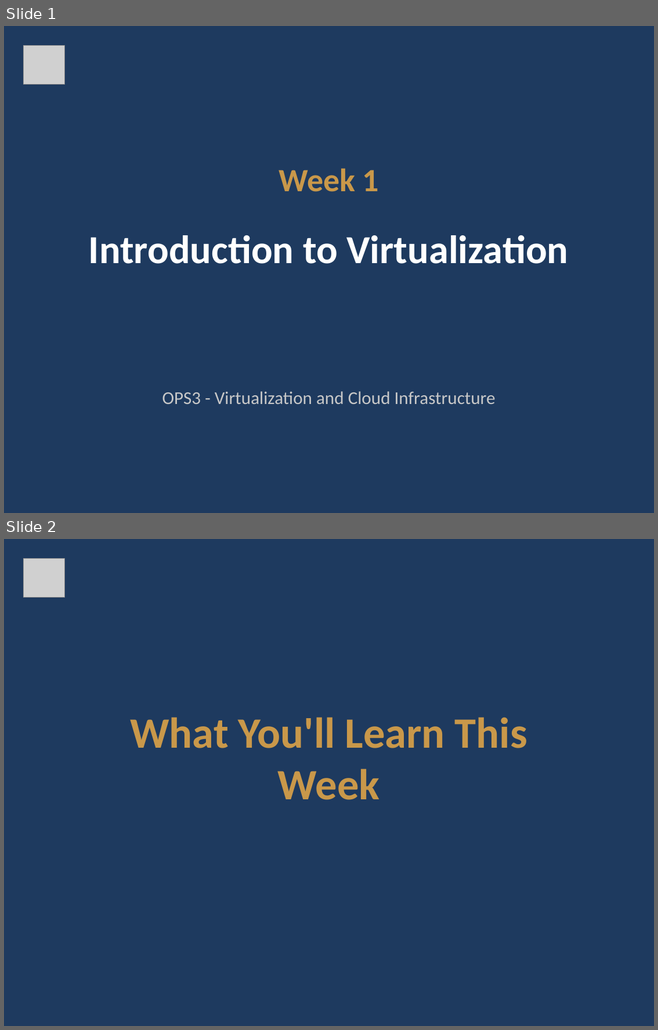
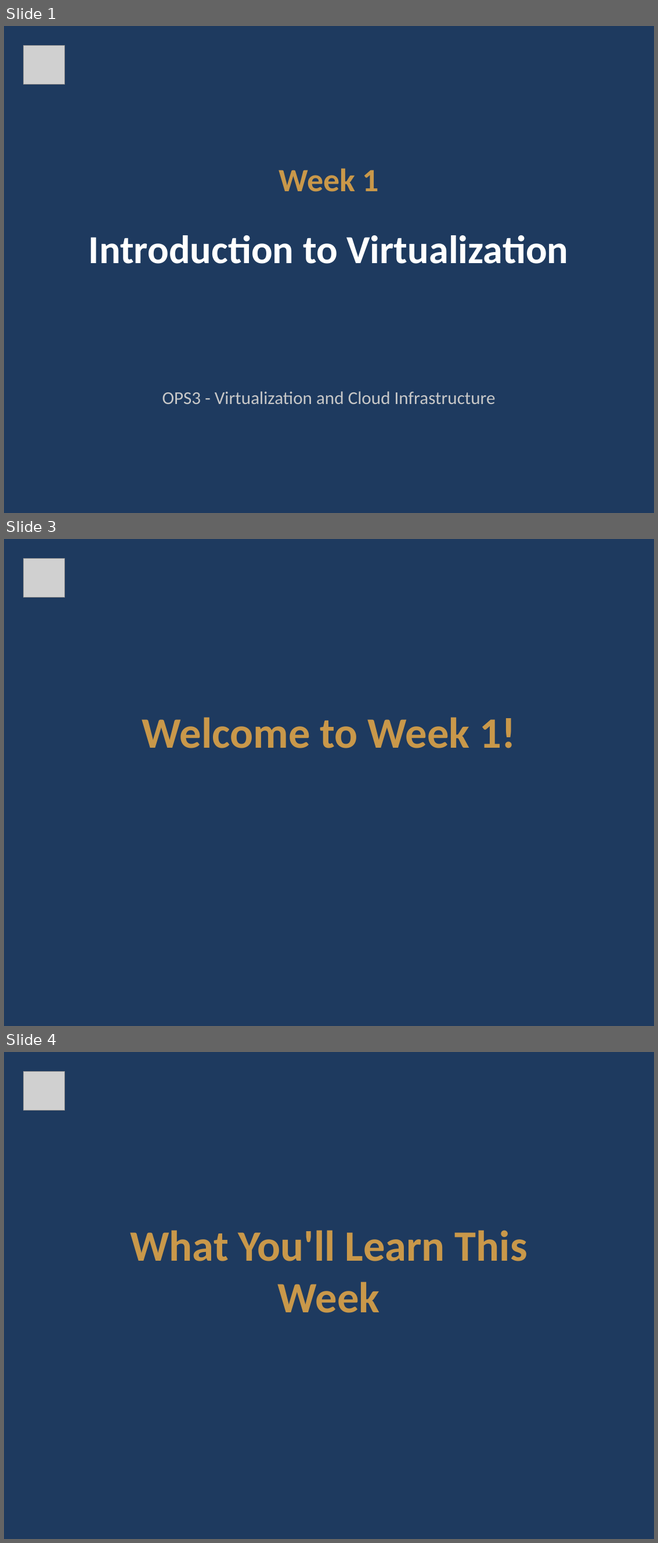
Before and after one commit to Cnshimba/OPS3-2026, a slide deck: Week 1 - Introduction to Virtualization/Week_1_Slides.pptx. Shown one above the other, each under a label of ours: slides 1 and 2 before the commit, slides 1, 3 and 4 after it; the slides between them are not shown. The pictures are 658x1030 and 658x1543 pixels, drawn with LibreOffice and Linux fonts; fonts in the diff are those of the drawing; grey boxes stand for pictures. Boxes give left, top, right and bottom in pixels: in the first picture for what was removed or moved away, otherwise in the second. Text is boxed around its words. In the diff, an @@ line names an element or a change of style, - is before the commit and + after.

```diff
--- a/Week 1 - Introduction to Virtualization/Week_1_Slides.pptx
+++ b/Week 1 - Introduction to Virtualization/Week_1_Slides.pptx
@@ slide 3 added at (4, 539, 654, 1026), background #1E3A5F @@
@@ picture added at (24, 559, 65, 598) @@
@@ text added at (142, 717, 515, 748), 48 pt, text #C9984A, bold @@
+Welcome to Week 1!
@@ what was slide 2 is now slide 4 @@
```
Also in this commit, not shown: 2 other slides added, 12 other files.
